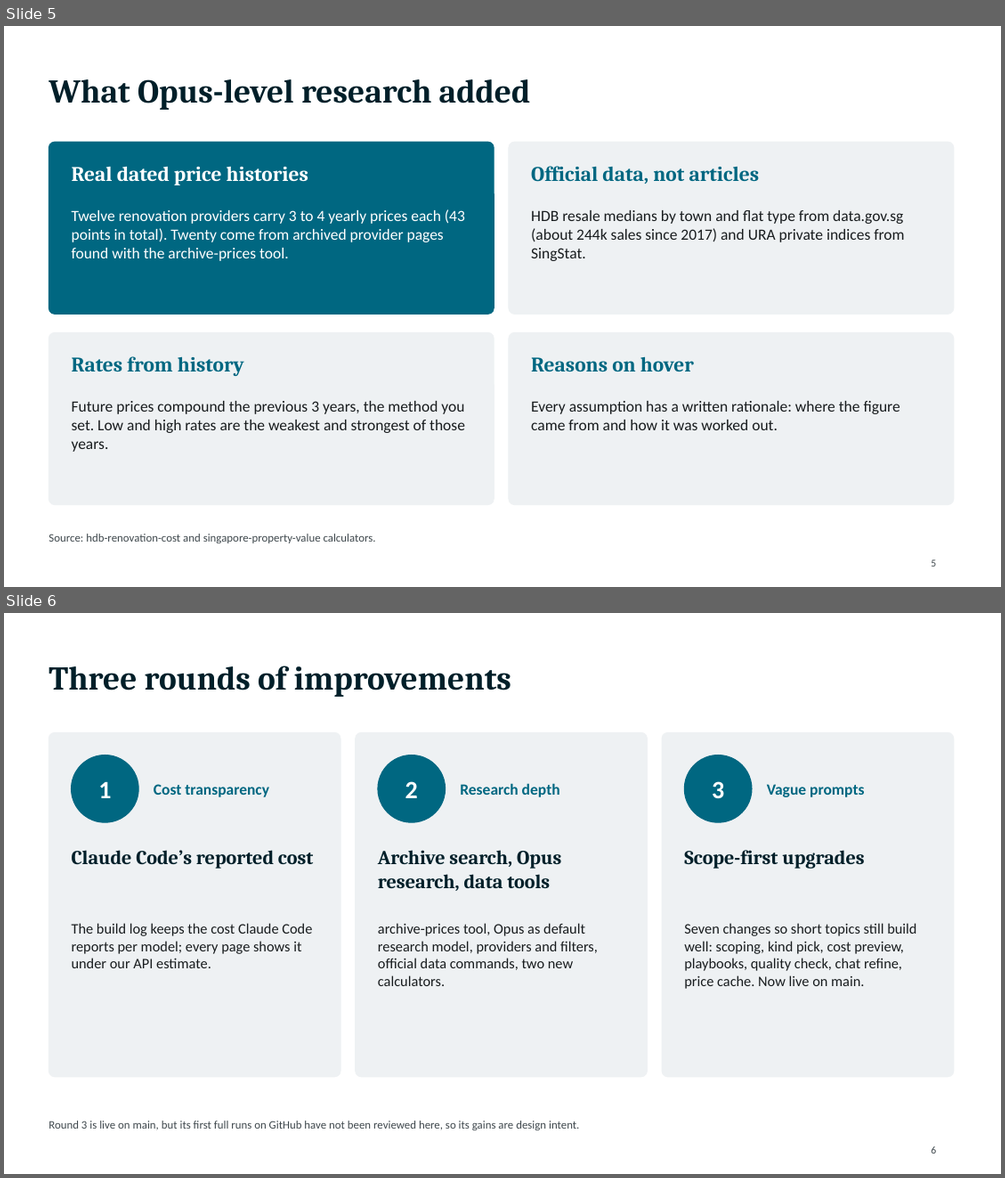
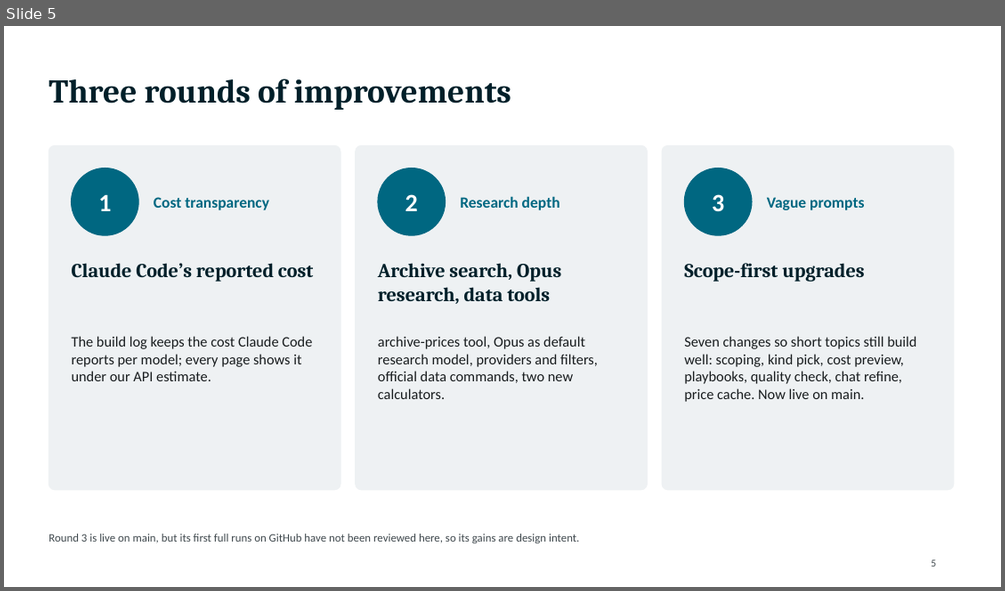
Before and after one commit to Minemine-afk/FinWebBuilder, a slide deck: FinWebBuilder-changes-made.pptx. Shown one above the other, each under a label of ours: slides 5 and 6 before the commit, slide 5 after it. The pictures are 1005x1178 and 1005x591 pixels, drawn with LibreOffice and Linux fonts; fonts in the diff are those of the drawing. Boxes give left, top, right and bottom in pixels: in the first picture for what was removed or moved away, otherwise in the second. Text is boxed around its words. In the diff, an @@ line names an element or a change of style, - is before the commit and + after.

```diff
--- a/FinWebBuilder-changes-made.pptx
+++ b/FinWebBuilder-changes-made.pptx
@@ slide 5 removed at (x1=4, y1=26, x2=1001, y2=587), background #FFFFFF @@
@@ title removed at (x1=48, y1=79, x2=531, y2=110) @@
-What Opus-level research added
@@ rounded rectangle removed at (x1=48, y1=142, x2=494, y2=313) @@
@@ rounded rectangle removed at (x1=509, y1=142, x2=954, y2=313) @@
@@ text removed at (x1=72, y1=166, x2=308, y2=185) @@
-Real dated price histories
@@ text removed at (x1=531, y1=166, x2=760, y2=184) @@
-Official data, not articles
@@ text removed at (x1=72, y1=209, x2=465, y2=261) @@
-Twelve renovation providers carry 3 to 4 yearly prices each (43 points in total). Twenty come from archived provider pages found with the archive-prices tool.
@@ text removed at (x1=531, y1=210, x2=904, y2=261) @@
-HDB resale medians by town and flat type from data.gov.sg (about 244k sales since 2017) and URA private indices from SingStat.
@@ rounded rectangle removed at (x1=48, y1=332, x2=494, y2=505) @@
@@ rounded rectangle removed at (x1=509, y1=332, x2=954, y2=505) @@
@@ text removed at (x1=72, y1=356, x2=244, y2=376) @@
-Rates from history
@@ text removed at (x1=531, y1=356, x2=694, y2=371) @@
-Reasons on hover
@@ text removed at (x1=72, y1=401, x2=465, y2=451) @@
-Future prices compound the previous 3 years, the method you set. Low and high rates are the weakest and strongest of those years.
@@ text removed at (x1=531, y1=401, x2=900, y2=430) @@
-Every assumption has a written rationale: where the figure came from and how it was worked out.
@@ text removed at (x1=48, y1=533, x2=376, y2=543) @@
-Source: hdb-renovation-cost and singapore-property-value calculators.
@@ page number removed at (x1=930, y1=559, x2=936, y2=566) @@
-5
@@ what was slide 6 is now slide 5 @@
@@ page number at (x1=930, y1=559, x2=936, y2=566): text changed @@
-6
+5
```
Also in this commit, not shown: 3 slides changed.
